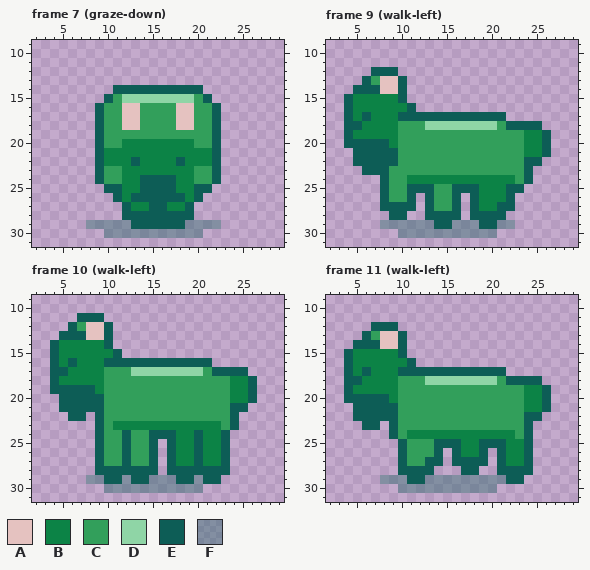
Two versions of one pixel-art file, assets/aseprite/actor_goat.aseprite. That is the earlier state.
32x32 pixels, 32 frames. Shown: frame 7 (graze-down): x 2..29, y 9..31; frame 9 (walk-left): x 2..29, y 9..31; frame 10 (walk-left): x 2..29, y 9..31; frame 11 (walk-left): x 2..29, y 9..31. The commit also changed other frames, which this record leaves out.
Palette (. is transparent): A #e5c2c0  B #0c8346  C #329f5b  D #8fd5a6  E #0d5d56  F #0d5d565a
The result:
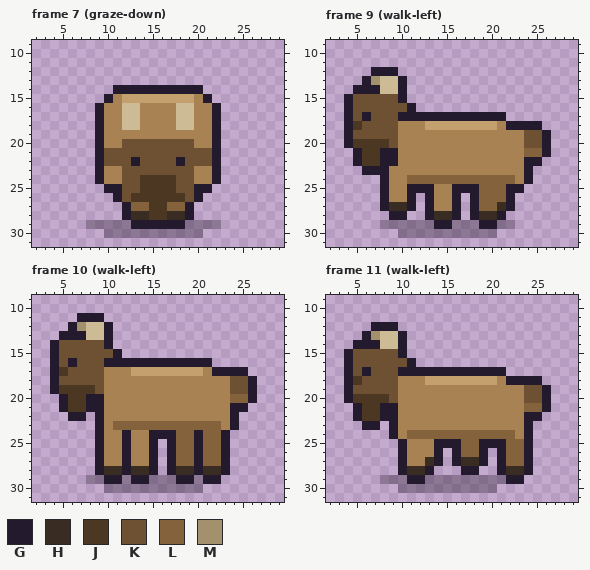
Colours new in this view: G #241a2e  H #392c22  J #4c3822  K #6d5132  L #83623c  M #a3906d
Changes in this commit:
@@ palette @@
-A #e5c2c0
+A #cdbb96
-C #329f5b
+C #a88252
-D #8fd5a6
+D #c4a06e
-F #0d5d565a
+F #241a2e5a
--- frame 7 (graze-down), layer "actor"
@@ x 7..24 @@
 13 ..................
-14 ....EEEEEEEEEE....
-15 ...ECDDDDDDDDCE...
-16 ..ECCAACCCCAACCE..
-17 ..ECCAACCCCAACCE..
-18 ..ECCAACCCCAACCE..
-19 ..ECCCCCCCCCCCCE..
-20 ..ECCBBBBBBBBCCE..
-21 ..EBBBBBBBBBBBBE..
-22 ..EBBBEBBBBEBBBE..
-23 ..ECCBBBBBBBBCCE..
-24 ..ECCBBEEEEBBCCE..
-25 ...EEBBEEEEBBEE...
-26 ....EBEEEEEEBE....
-27 .....EBBEEBBE.....
-28 .....EEEEEEEE.....
-29 .FFFFFEEEEEEFFFF..
+14 ....GGGGGGGGGG....
+15 ...GCDDDDDDDDCG...
+16 ..GCCAACCCCAACCG..
+17 ..GCCAACCCCAACCG..
+18 ..GCCAACCCCAACCG..
+19 ..GCCCCCCCCCCCCG..
+20 ..GCCKKKKKKKKCCG..
+21 ..GKKKKKKKKKKKKG..
+22 ..GKKKGKKKKGKKKG..
+23 ..GCCKKKKKKKKCCG..
+24 ..GCCKKJJJJKKCCG..
+25 ...GGKKJJJJKKGG...
+26 ....GKJJJJJJKG....
+27 .....GLLJJLLG.....
+28 .....GHHJJHHG.....
+29 .FFFFFGGGGGGFFFF..
 30 ...FFFFFFFFFFF....
--- frame 9 (walk-left), layer "actor"
@@ x 2..29 @@
 11 ............................
-12 .....EEE....................
-13 ....ECAAE...................
-14 ...EEEAAE...................
-15 ..EBBBBBE...................
-16 ..EBBBBBBE..................
-17 ..EBEBBBEEEEEEEEEEEE........
-18 ..EEBBBBCCCDDDDDDDDCEEEE....
-19 ..EBBBBBCCCCCCCCCCCCCCBBE...
-20 ..EEEEEBCCCCCCCCCCCCCCBBE...
-21 ...EEEEECCCCCCCCCCCCCCBBE...
-22 ...EEEEECCCCCCCCCCCCCCEE....
-23 ....EEECCCCCCCCCCCCCCCE.....
-24 ......ECCBBBBBBBBBBBBCE.....
-25 ......ECCEEECCEEEBBBEE......
-26 ......ECCE.ECCE.EBBBE.......
-27 ......EEEE.ECCE.EBBEE.......
-28 .......EE..EEEE.EEEE........
-29 ......FFFFFFEEFFFEEFF.......
+12 .....GGG....................
+13 ....GMAAG...................
+14 ...GGGAAG...................
+15 ..GKKKKKG...................
+16 ..GKKKKKKG..................
+17 ..GKGKKKGGGGGGGGGGGG........
+18 ..GJKKKKCCCDDDDDDDDCGGGG....
+19 ..GKKKKKCCCCCCCCCCCCCCKKG...
+20 ..GJJJJKCCCCCCCCCCCCCCKKG...
+21 ...GJJGGCCCCCCCCCCCCCCLLG...
+22 ...GJJGGCCCCCCCCCCCCCCGG....
+23 ....GGGCCCCCCCCCCCCCCCG.....
+24 ......GCCLLLLLLLLLLLLCG.....
+25 ......GCCGGGCCGGGLLLGG......
+26 ......GCCG.GCCG.GLLLG.......
+27 ......GHHG.GCCG.GLLHG.......
+28 .......GG..GHHG.GHHG........
+29 ......FFFFFFGGFFFGGFF.......
 30 ........FFFFFFFFFFF.........
--- frame 10 (walk-left), layer "actor"
@@ x 2..29 @@
 10 ............................
-11 .....EEE....................
-12 ....ECAAE...................
-13 ...EEEAAE...................
-14 ..EBBBBBE...................
-15 ..EBBBBBBE..................
-16 ..EBEBBBEEEEEEEEEEEE........
-17 ..EEBBBBCCCDDDDDDDDCEEEE....
-18 ..EBBBBBCCCCCCCCCCCCCCBBE...
-19 ..EEEEEBCCCCCCCCCCCCCCBBE...
-20 ...EEEEECCCCCCCCCCCCCCBBE...
-21 ...EEEEECCCCCCCCCCCCCCEE....
-22 ....EE.ECCCCCCCCCCCCCCE.....
-23 .......ECBBBBBBBBBBBBCE.....
-24 .......ECCECCEEEBBEBBE......
-25 .......ECCECCE.EBBEBBE......
-26 .......ECCECCE.EBBEBBE......
-27 .......ECCECCE.EBBEBBE......
-28 .......EEEEEEE.EEEEEEE......
-29 ......FFEEFEEFFFEEFEE.......
+11 .....GGG....................
+12 ....GMAAG...................
+13 ...GGGAAG...................
+14 ..GKKKKKG...................
+15 ..GKKKKKKG..................
+16 ..GKGKKKGGGGGGGGGGGG........
+17 ..GJKKKKCCCDDDDDDDDCGGGG....
+18 ..GKKKKKCCCCCCCCCCCCCCKKG...
+19 ..GJJJJKCCCCCCCCCCCCCCKKG...
+20 ...GJJGGCCCCCCCCCCCCCCLLG...
+21 ...GJJGGCCCCCCCCCCCCCCGG....
+22 ....GG.GCCCCCCCCCCCCCCG.....
+23 .......GCLLLLLLLLLLLLCG.....
+24 .......GCCGCCGGGLLGLLG......
+25 .......GCCGCCG.GLLGLLG......
+26 .......GCCGCCG.GLLGLLG......
+27 .......GCCGCCG.GLLGLLG......
+28 .......GHHGHHG.GHHGHHG......
+29 ......FFGGFGGFFFGGFGG.......
 30 ........FFFFFFFFFFF.........
--- frame 11 (walk-left), layer "actor"
@@ x 2..29 @@
 11 ............................
-12 .....EEE....................
-13 ....ECAAE...................
-14 ...EEEAAE...................
-15 ..EBBBBBE...................
-16 ..EBBBBBBE..................
-17 ..EBEBBBEEEEEEEEEEEE........
-18 ..EEBBBBCCCDDDDDDDDCEEEE....
-19 ..EBBBBBCCCCCCCCCCCCCCBBE...
-20 ..EEEEEBCCCCCCCCCCCCCCBBE...
-21 ...EEEEECCCCCCCCCCCCCCBBE...
-22 ...EEEEECCCCCCCCCCCCCCEE....
-23 ....EE.ECCCCCCCCCCCCCCE.....
-24 .......ECBBBBBBBBBBBBCE.....
-25 ........ECCCEEEBBEEEBBE.....
-26 ........ECCCE.EBBE.EBBE.....
-27 ........ECCEE.EEEE.EBBE.....
-28 ........EEEE...EE..EEEE.....
-29 ......FFFEEFFFFFFFFFEE......
+12 .....GGG....................
+13 ....GMAAG...................
+14 ...GGGAAG...................
+15 ..GKKKKKG...................
+16 ..GKKKKKKG..................
+17 ..GKGKKKGGGGGGGGGGGG........
+18 ..GJKKKKCCCDDDDDDDDCGGGG....
+19 ..GKKKKKCCCCCCCCCCCCCCKKG...
+20 ..GJJJJKCCCCCCCCCCCCCCKKG...
+21 ...GJJGGCCCCCCCCCCCCCCLLG...
+22 ...GJJGGCCCCCCCCCCCCCCGG....
+23 ....GG.GCCCCCCCCCCCCCCG.....
+24 .......GCLLLLLLLLLLLLCG.....
+25 ........GCCCGGGLLGGGLLG.....
+26 ........GCCCG.GLLG.GLLG.....
+27 ........GCCHG.GHHG.GLLG.....
+28 ........GHHG...GG..GHHG.....
+29 ......FFFGGFFFFFFFFFGG......
 30 ........FFFFFFFFFFF.........
Changed places in both pictures, as pixel boxes (x1, y1, x2, y2):
changed: (86, 85, 221, 238)
changed: (344, 67, 551, 238)
changed: (50, 313, 257, 493)
changed: (344, 322, 551, 493)
